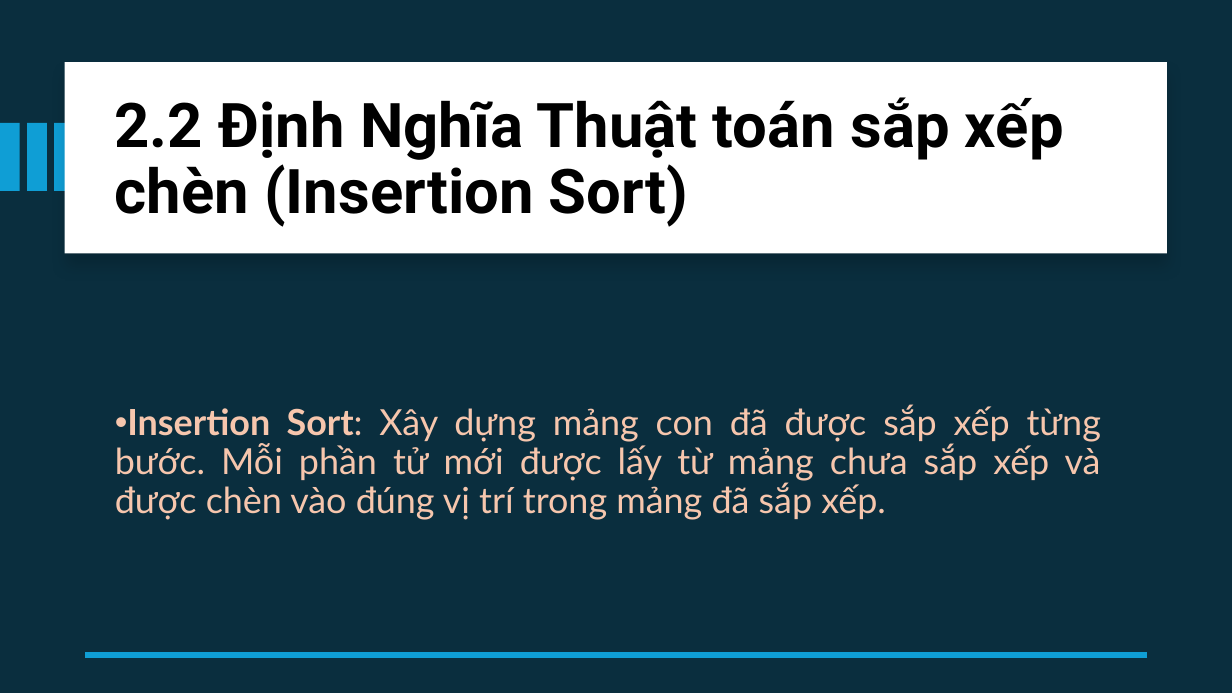
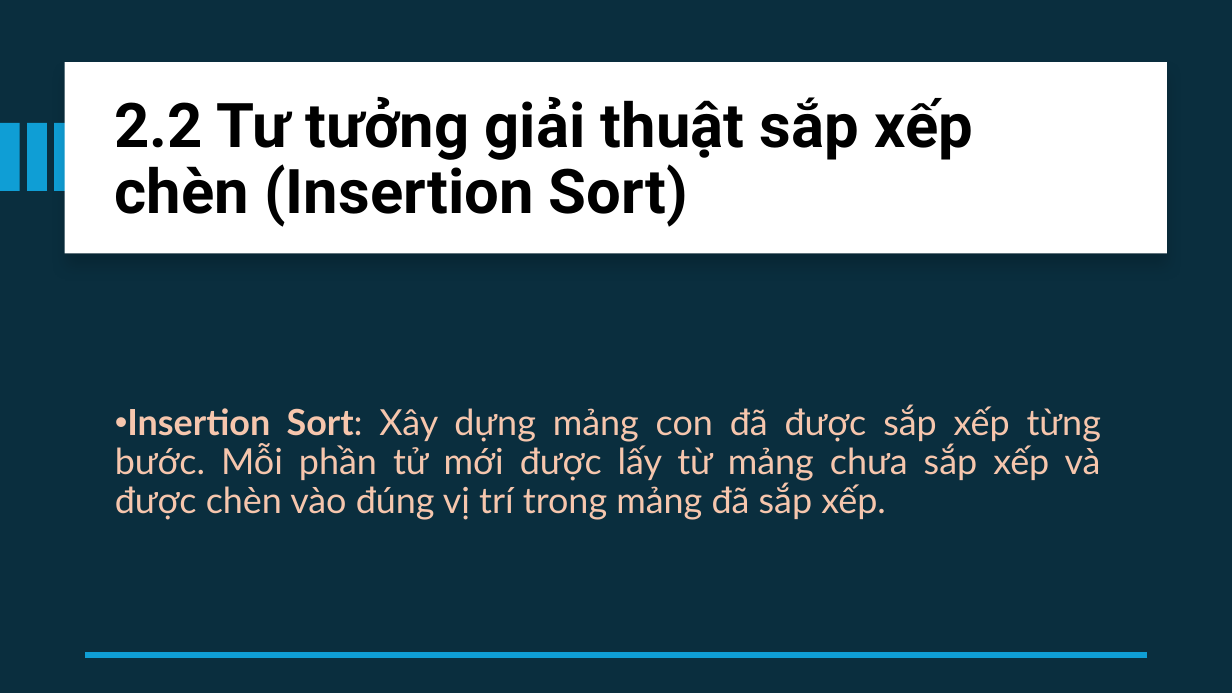
Before and after one commit to ngotuanviet/BTLDSA, a slide deck: slide 9 of ThuyetTrinh/SlideThuyetTrinh.pptx. Drawn at 1232x693 pixels with LibreOffice and Linux fonts; fonts in the diff are those of the drawing. Boxes give left, top, right and bottom in pixels: in the first picture for what was removed or moved away, otherwise in the second. Text is boxed around its words. In the diff, an @@ line names an element or a change of style, - is before the commit and + after.

```diff
--- a/ThuyetTrinh/SlideThuyetTrinh.pptx
+++ b/ThuyetTrinh/SlideThuyetTrinh.pptx
@@ text at [115,97,973,227]: text changed @@
-2.2 Định Nghĩa Thuật toán sắp xếp chèn (Insertion Sort)
+2.2 Tư tưởng giải thuật sắp xếp chèn (Insertion Sort)
```
